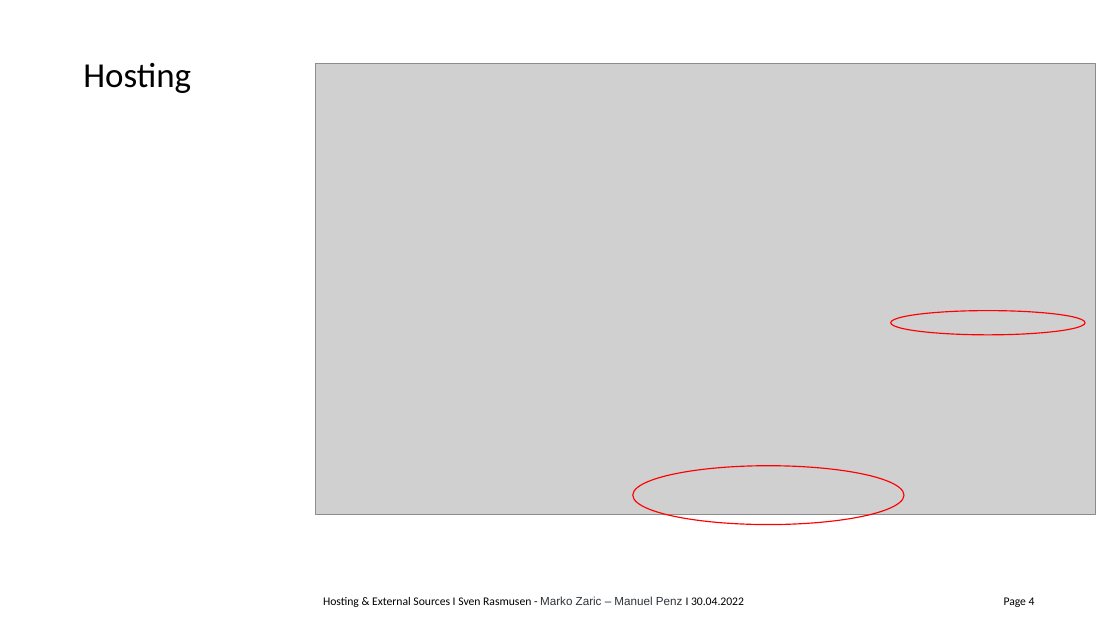
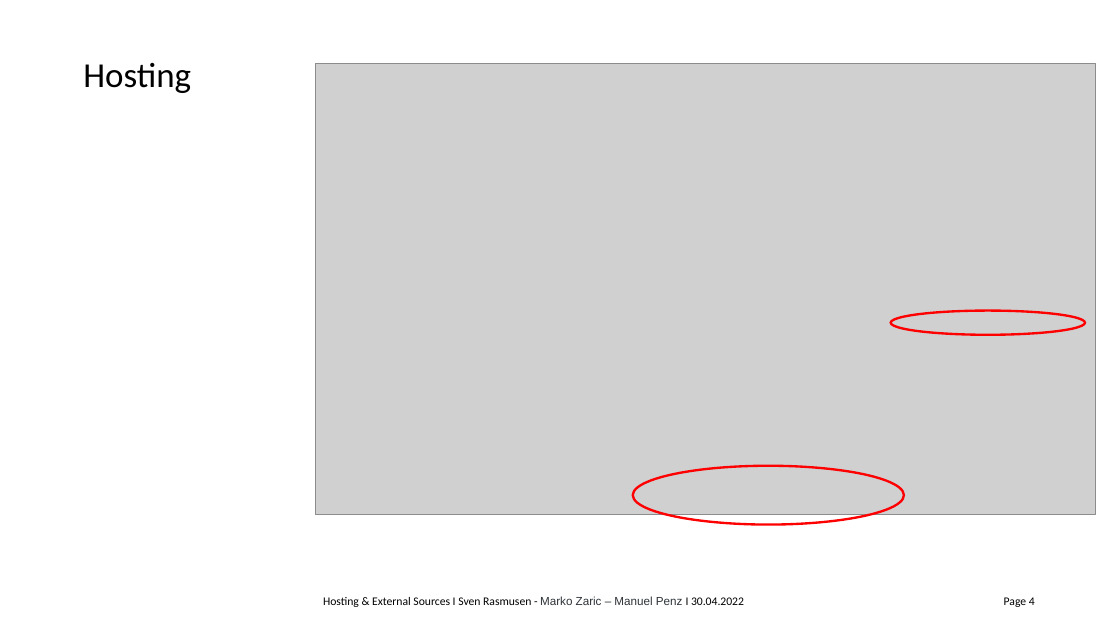
Before and after one commit to csar8594/GTKG, a slide deck: slide 4 of Task 1/pres_1.pptx. Drawn at 1120x630 pixels with LibreOffice and Linux fonts; fonts in the diff are those of the drawing; grey boxes stand for pictures; background and template pictures are left out. Boxes give left, top, right and bottom in pixels: in the first picture for what was removed or moved away, otherwise in the second. Text is boxed around its words. In the diff, an @@ line names an element or a change of style, - is before the commit and + after.

Commit message:
update format

```diff
--- a/Task 1/pres_1.pptx
+++ b/Task 1/pres_1.pptx
@@ ellipse at [891,311,1085,335]: outline #FF0000 1 pt to #FF0000 2 pt @@
@@ ellipse at [633,465,904,524]: outline #FF0000 1 pt to #FF0000 2 pt @@
```
Also in this commit, not shown: 1 other slide changed.
